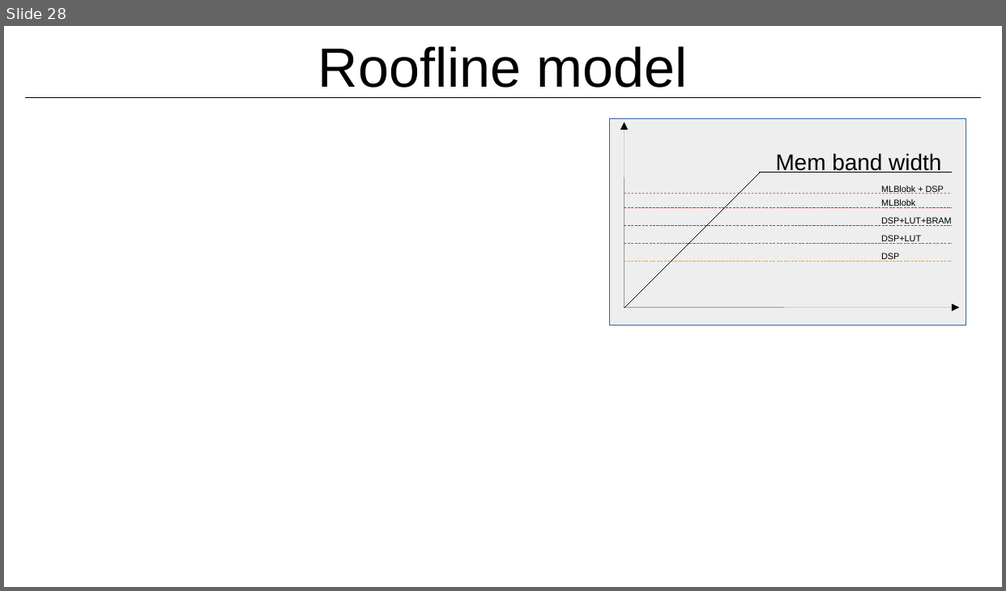
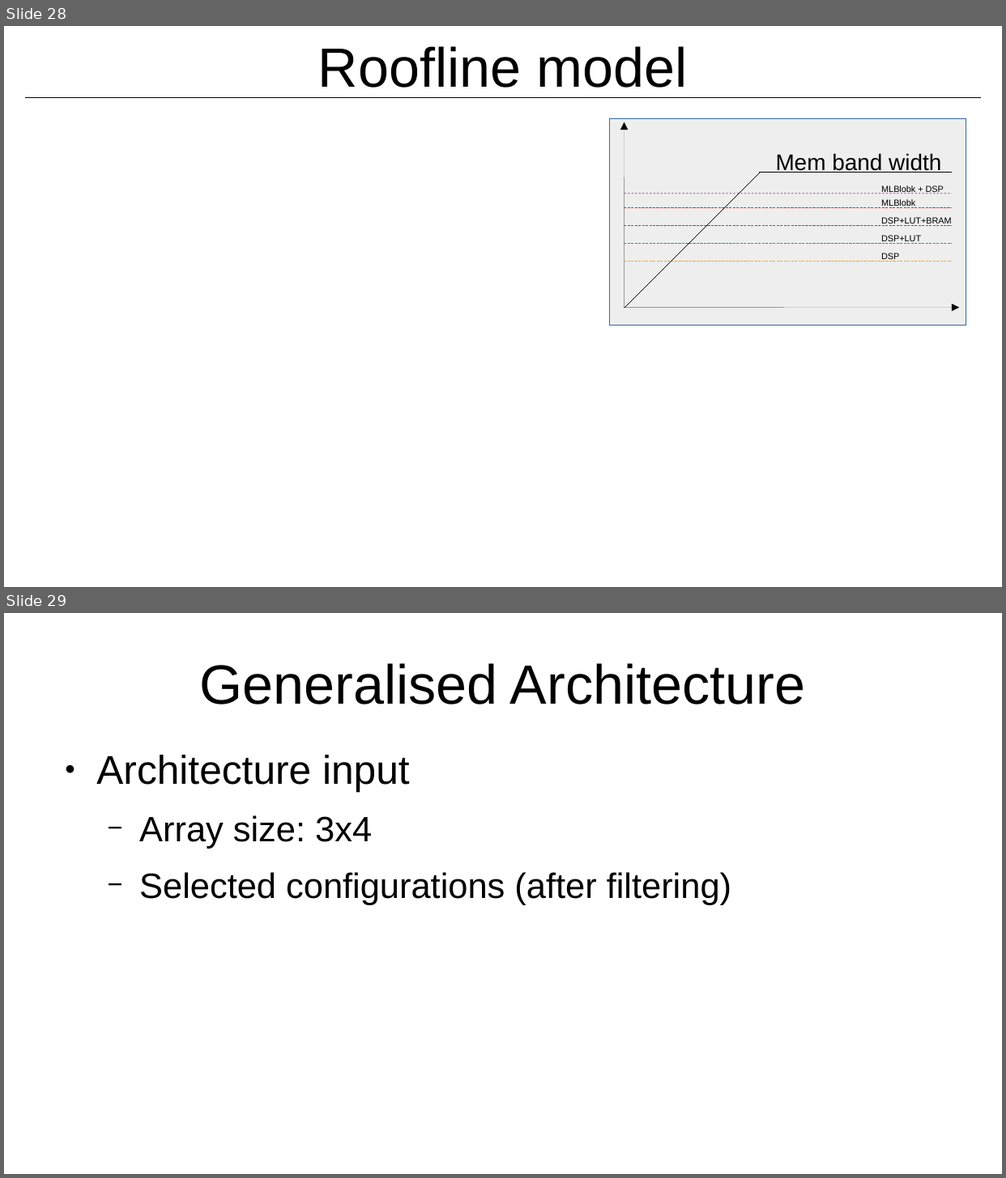
Before and after one commit to raminrasoulinezhad/MLBlocks, a slide deck: presentations/Idea.odp. Shown one above the other, each under a label of ours: slide 28 before the commit, slides 28 and 29 after it. The pictures are 1006x591 and 1006x1178 pixels, drawn with LibreOffice and Linux fonts; fonts in the diff are those of the drawing. Boxes give left, top, right and bottom in pixels: in the first picture for what was removed or moved away, otherwise in the second. Text is boxed around its words. In the diff, an @@ line names an element or a change of style, - is before the commit and + after.

```diff
--- a/presentations/Idea.odp
+++ b/presentations/Idea.odp
@@ slide 29 added at (x1=4, y1=613, x2=1002, y2=1174), background #FFFFFF @@
@@ title added at (x1=200, y1=663, x2=805, y2=705), 44 pt, text #000000 @@
+Generalised Architecture
@@ text added at (x1=96, y1=755, x2=731, y2=905), 28 pt, text #000000 @@
+● Architecture input
+  − Array size: 3x4
+  − Selected configurations (after filtering)
```
Also in this commit, not shown: 6 slides changed, 18 other slides added, 17 other files.
